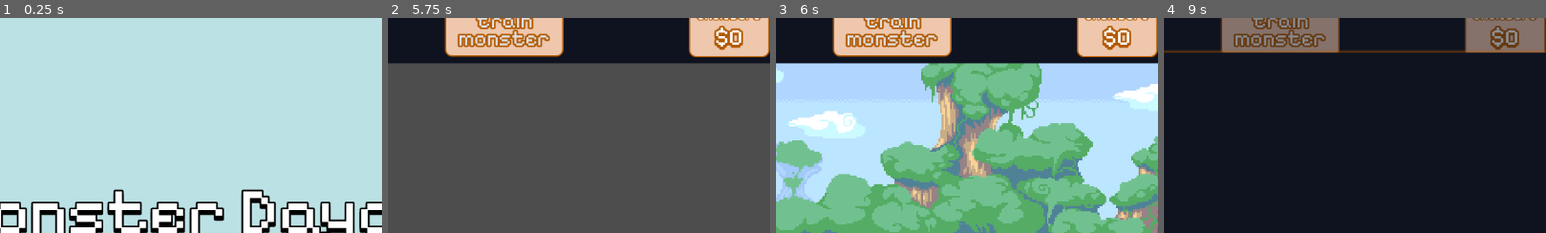
Above: before the commit, frames 1-4 (left to right).
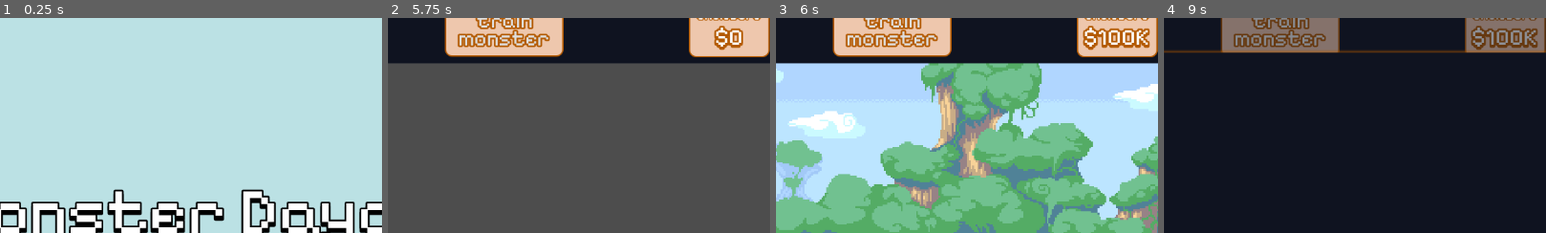
Above: after the commit, the same moments.

Repository: verstraate/monster-daycare
Game: Godot game, scene res://_Scenes/MainMenu/main_menu.tscn
Same seed, same stepped clock (60 frames per second), same inputs: the game is played once before the commit and once after it.
Inputs (mouse positions are % of the whole screen's width and height, from its top left):
- Up to frame 1 (0.25 s): no input
- Up to frame 2 (5.75 s): click (50, 50) at 0.5 s; click "Gaia" at 1.25 s; click "$0" at 2 s; click "train monster" at 2.75 s; click "$0" at 3.5 s; click "train monster" at 4.25 s; click "Gaia" at 5 s
- Up to frame 3 (6 s): click "$0" at 5.75 s
- Up to frame 4 (9 s): click "$0" (after the commit: "$100K") at 6.5 s; click "$0" (after the commit: "$100K") at 7.25 s; click "$0" (after the commit: "$100K") at 8 s; click "train monster" at 8.75 s
The pictures show only the part of the screen within x 20-70%, y 5-55%; the shares and areas given below are measured in that part.

Frames 1-2 are identical in both runs. In frame 3, 1.4% of the frame differs, in the area x 80-98%, y 3-16%; in frame 4, 1.2%.
Error before the commit: Invalid access to property or key 'tick' on a base object of type 'Node2D (MoneyManager)'. (res://_Scenes/UI/enclosure_manager.gd:33)

Commit message:
feat: Added monster preference produce scaling

Diff:
--- a/Scripts/IdleNumber.gd
+++ b/Scripts/IdleNumber.gd
@@ -75,7 +75,7 @@
 
 		result.append(curr_place)
 
-	while result.size() > 0 and result.back() == 0:
+	while result.size() > 1 and result.back() == 0:
 		result.pop_back()
 
 	_num_places = result
@@ -110,7 +110,7 @@
 
 		result.append(diff)
 
-	while result.size() > 0 and result.back() == 0:
+	while result.size() > 1 and result.back() == 0:
 		result.pop_back()
 
 	if result.size() == 0:
@@ -142,7 +142,7 @@
 
 		result.append(curr_place)
 
-	while result.size() > 0 and result.back() == 0:
+	while result.size() > 1 and result.back() == 0:
 		result.pop_back()
 
 	_num_places = result
--- a/Scripts/SaveGame.gd
+++ b/Scripts/SaveGame.gd
@@ -11,7 +11,6 @@
 	"level",
 	"training_cost",
 	"_save_time",
-	"currency_per_tick",
 	"price"
 ]
 
@@ -86,7 +85,7 @@
 				new_object.adjust_money(afk_earnings.array_to_num())
 				continue
 
-			if i == "enclosure_cost":
+			if i == "enclosure_cost" or i == "currency_per_tick":
 				_setup_idle_number(new_object, i, node_data)
 				continue
 
--- a/_Scenes/MoneyManager/money_manager.gd
+++ b/_Scenes/MoneyManager/money_manager.gd
@@ -50,7 +50,7 @@
 		"path": get_path(),
 		"_money": _money.array_to_num(),
 		"_save_time": Time.get_datetime_dict_from_system(),
-		"currency_per_tick": Globals.enclosure_manager.get_currency_per_tick().array_to_num()
+		"currency_per_tick": Globals.enclosure_manager.currency_per_tick.array_to_num()
 	}
 
 func load_save(data: Dictionary) -> void:
--- a/_Scenes/UI/enclosure_manager.gd
+++ b/_Scenes/UI/enclosure_manager.gd
@@ -4,15 +4,15 @@
 const ENCLOSURE_SCENE = preload("res://_Scenes/Enclosure/enclosure.tscn")
 var _tween: Tween
 
+var currency_per_tick: IdleNumber = IdleNumber.new()
+
 @export_group("Enclosure Cost")
 @export var enclosure_start_cost: String
 @export_range(1, 1000) var enclosure_cost_rate: float = 100
 var enclosure_cost: IdleNumber = IdleNumber.new("0")
-signal cost_updated(new_cost: IdleNumber)
 
 var enclosures: Array[Enclosure] = []
 var selected_enclosure: int = 0
-signal enclosure_changed(new_enclosure: Enclosure)
 
 @export_group("Swipe")
 @export_range(100, 500) var swipe_threshold: int
@@ -30,7 +30,8 @@
 
 	Globals.enclosure_manager = self
 
-	Globals.money_manager.tick.timeout.connect(_generate_currency)
+	SignalBus.money_tick.connect(_generate_currency)
+	SignalBus.monsters_updated.connect(get_currency_per_tick)
 
 func _process(_delta: float) -> void:
 	if Input.is_action_just_pressed("press") and not swiping:
@@ -69,7 +70,7 @@
 		enclosure_cost.multiply(enclosure_cost_rate)
 	else:
 		enclosure_cost.set_value(enclosure_start_cost)
-	cost_updated.emit(enclosure_cost)
+	SignalBus.enclosure_cost_updated.emit(enclosure_cost)
 
 	var pos_mod: int = 0 if enclosures.size() == 0 else 1
 	var enclosure: Enclosure = ENCLOSURE_SCENE.instantiate()
@@ -91,7 +92,7 @@
 	_tween.tween_property(enclosure, "position", Vector2.ZERO, swipe_duration)
 
 	selected_enclosure = enclosures.size() - 1
-	enclosure_changed.emit(enclosures[selected_enclosure])
+	SignalBus.selected_enclosure_changed.emit(enclosures[selected_enclosure])
 
 func _handle_swipe() -> void:
 	if _tween != null and _tween.is_running():
@@ -114,18 +115,37 @@
 	_tween.tween_property(target_enclosure, "position", Vector2.ZERO, swipe_duration)
 
 	selected_enclosure = next_enclosure
-	enclosure_changed.emit(enclosures[selected_enclosure])
+	SignalBus.selected_enclosure_changed.emit(enclosures[selected_enclosure])
 
 func _generate_currency() -> void:
-	Globals.money_manager.adjust_money(get_currency_per_tick().array_to_num())
+	Globals.money_manager.adjust_money(currency_per_tick.array_to_num())
 
-func get_currency_per_tick() -> IdleNumber:
+func get_currency_per_tick() -> void:
 	var currency: IdleNumber = IdleNumber.new()
+	var types: Dictionary[Utils.MONSTER_TYPES, int] = {}
 	for enclosure in enclosures:
 		for monster in enclosure.monsters:
-			currency.add(monster.produce.array_to_num())
+			if types.has(monster.monster_data.type):
+				types[monster.monster_data.type] += 1
+			else:
+				types[monster.monster_data.type] = 1
 
-	return currency
+	var preferences: Dictionary[Utils.MONSTER_TYPES, float] = {}
+	for type in types:
+		preferences[type] = 1
+		for type_to_compare in types:
+			preferences[type] *= pow(1 + 0.5 * Utils.TYPE_PREFERENCES[type][type_to_compare], types[type] - 1)
+
+	for enclosure in enclosures:
+		for i in range(len(enclosure.monsters)):
+			var monster: Monster = enclosure.monsters[i]
+			var currency_to_add: IdleNumber = IdleNumber.new(monster.produce.array_to_num())
+			currency_to_add.multiply(preferences[monster.monster_data.type])
+			currency.add(currency_to_add.array_to_num())
+
+	print("new currency_per_tick: %s" % currency.array_to_num())
+
+	currency_per_tick = currency
 
 func save() -> Dictionary:
 	return {
--- a/_Scenes/UI/train_menu.gd
+++ b/_Scenes/UI/train_menu.gd
@@ -25,17 +25,20 @@
 
 	var to_display_length: int = len(monsters_to_display)
 	if to_display_length == 0:
+		for i in range(len(_monsters_displayed)):
+			_monsters_displayed[i].visible = false
 		return
 
-	var diff: int = len(_monsters_displayed) - len(monsters_to_display)
-	if diff < 0:
-		for i in range(abs(diff)):
+	if len(_monsters_displayed) < current_enclosure.active_enclosure.max_capacity:
+		for i in range(current_enclosure.active_enclosure.max_capacity):
 			var new_monster: TrainMonsterOption = TRAIN_MONSTER_OPTION.instantiate()
 			_monsters_parent.add_child(new_monster)
 			_monsters_displayed.append(new_monster)
-	elif diff > 0:
-		for i in range(to_display_length, current_enclosure.active_enclosure.max_capacity):
+
+	if to_display_length < len(_monsters_displayed):
+		for i in range(to_display_length, len(_monsters_displayed)):
 			_monsters_displayed[i].visible = false
 
 	for i in range(to_display_length):
 		_monsters_displayed[i].setup(monsters_to_display[i])
+		_monsters_displayed[i].visible = true
--- a/_Scenes/UI/ui_manager.gd
+++ b/_Scenes/UI/ui_manager.gd
@@ -11,8 +11,6 @@
 @onready
 var _enclosure_cost: Label = $%EnclosureCost
 
-@onready
-var _train_menu: TrainMenu = $%TrainMenu
 @onready
 var _train_menu_container: Button = $TrainMenuContainer
 
